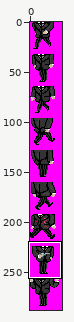
Sprite sheet -- graphics/sprite_dingle_body.png. Above: a wide view before the commit, with the close-up outlined.
Close-up. The starting point:
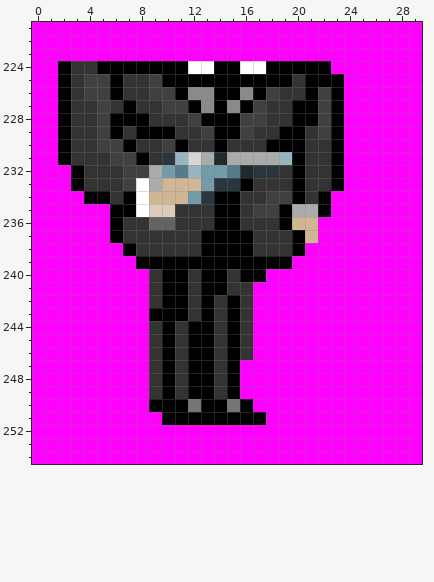
The file is 32x288 pixels. Shown: x 0..29, y 221..254.
The same view after the edit:
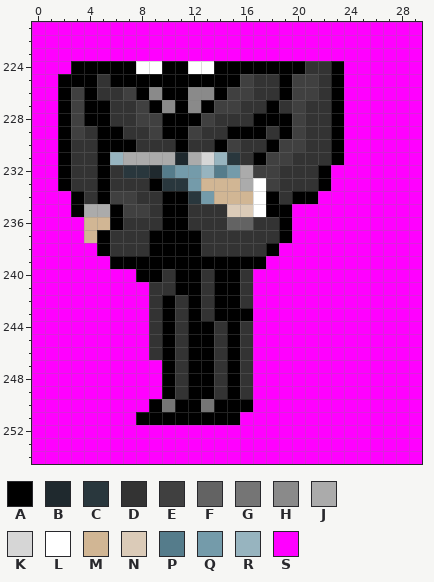
Palette (. is transparent): A #000000  B #1f292e  C #29373d  D #333333  E #404040  F #636363  G #757575  H #8a8a8a  J #ababab  K #d6d6d6  L #ffffff  M #d1b694  N #dbcbb8  P #557c8b  Q #749baa  R #97b4bf  S #ff00ff
The edit:
@@ x 0..29 @@
 223 SSSSSSSSSSSSSSSSSSSSSSSSSSSSSS
-224 SSADDAAAAAAALLAALLAAAAASSSSSSS
-225 SSADEEADDEAAAAAAAAAADAAASSSSSS
-226 SSADEEADDEEAHHAAHAEDDAEASSSSSS
-227 SSADDEDADDEEAHAHAEDDAAEASSSSSS
-228 SSADDEAAADDDEAAAEEDDAAEASSSSSS
-229 SSADDEADAAADDEAAEDDAADEASSSSSS
-230 SSADDEEADDEADDADDDAAADDASSSSSS
-231 SSADDDEEADCRKJBJJJJRADDASSSSSS
-232 SSSADDDEEJQPRQQPBCCDADDASSSSSS
-233 SSSADDDELJMMMQCCADDDADDASSSSSS
-234 SSSSAADALMMMQCAADDEEADASSSSSSS
-235 SSSSSSAALNNDDDAADEEAJJASSSSSSS
-236 SSSSSSADDFFDDDAADDDAMMSSSSSSSS
-237 SSSSSSADDDDDDAAAADDDAMSSSSSSSS
-238 SSSSSSSADDDDDAAAADDDASSSSSSSSS
-239 SSSSSSSSAAAAAAAAAAAASSSSSSSSSS
-240 SSSSSSSSSDAADAADAASSSSSSSSSSSS
-241 SSSSSSSSSDAADAADDSSSSSSSSSSSSS
-242 SSSSSSSSSDAADADADSSSSSSSSSSSSS
-243 SSSSSSSSSAAADADADSSSSSSSSSSSSS
+224 SSSAAAAALLAALLAAAAAAADDASSSSSS
+225 SSAAADAAAAAAAAAAEDDAEEDASSSSSS
+226 SSAEADDEAHAAHHAEEDDAEEDASSSSSS
+227 SSAEAADDEAHAHAEEDDADEDDASSSSSS
+228 SSAEAADDEEAAAEDDDAAAEDDASSSSSS
+229 SSAEDAADDEAAEDDAAADAEDDASSSSSS
+230 SSADDAAADDDADDAEDDAEEDDASSSSSS
+231 SSADDARJJJJBJKRCDAEEDDDASSSSSS
+232 SSADDADCCBPQQRPQJEEDDDASSSSSSS
+233 SSADDADDDACCQMMMJLEDDDASSSSSSS
+234 SSSADAEEDDAACQMMMLADAASSSSSSSS
+235 SSSAJJAEEDAADDDNNLAASSSSSSSSSS
+236 SSSSMMADDDAADDDFFDDASSSSSSSSSS
+237 SSSSMADDDAAAADDDDDDASSSSSSSSSS
+238 SSSSSADDDAAAADDDDDASSSSSSSSSSS
+239 SSSSSSAAAAAAAAAAAASSSSSSSSSSSS
+240 SSSSSSSSAADAADAADSSSSSSSSSSSSS
+241 SSSSSSSSSDDAADAADSSSSSSSSSSSSS
+242 SSSSSSSSSDADADAADSSSSSSSSSSSSS
+243 SSSSSSSSSDADADAAASSSSSSSSSSSSS
 244 SSSSSSSSSDADAADADSSSSSSSSSSSSS
@@ x 6..19 @@
 246 SSSDADAADADSSS
-247 SSSDADAADASSSS
-248 SSSDADAADASSSS
-249 SSSDADAADASSSS
-250 SSSAAAGAAGASSS
-251 SSSSAAAAAAAASS
+247 SSSSADAADADSSS
+248 SSSSADAADADSSS
+249 SSSSADAADADSSS
+250 SSSAGAAGAAASSS
+251 SSAAAAAAAASSSS
 252 SSSSSSSSSSSSSS
Where, in picture pixels (left, top, right, bottom), the same in both close-ups:
changed: (58, 61, 344, 425)
